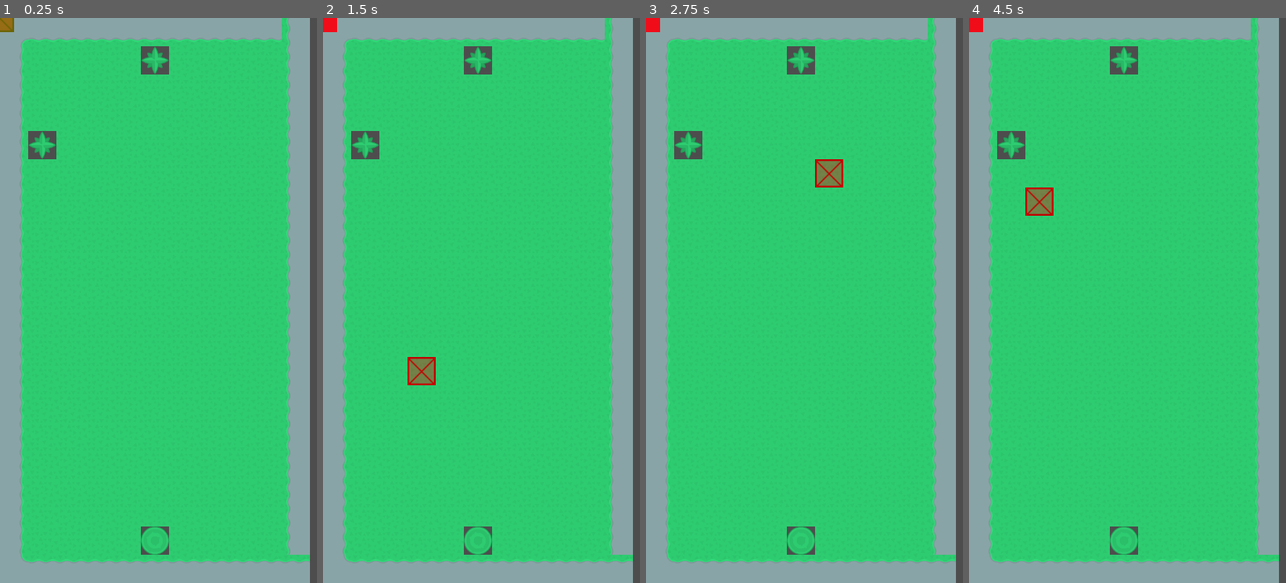
Above: before the commit, frames 1-4 (left to right).
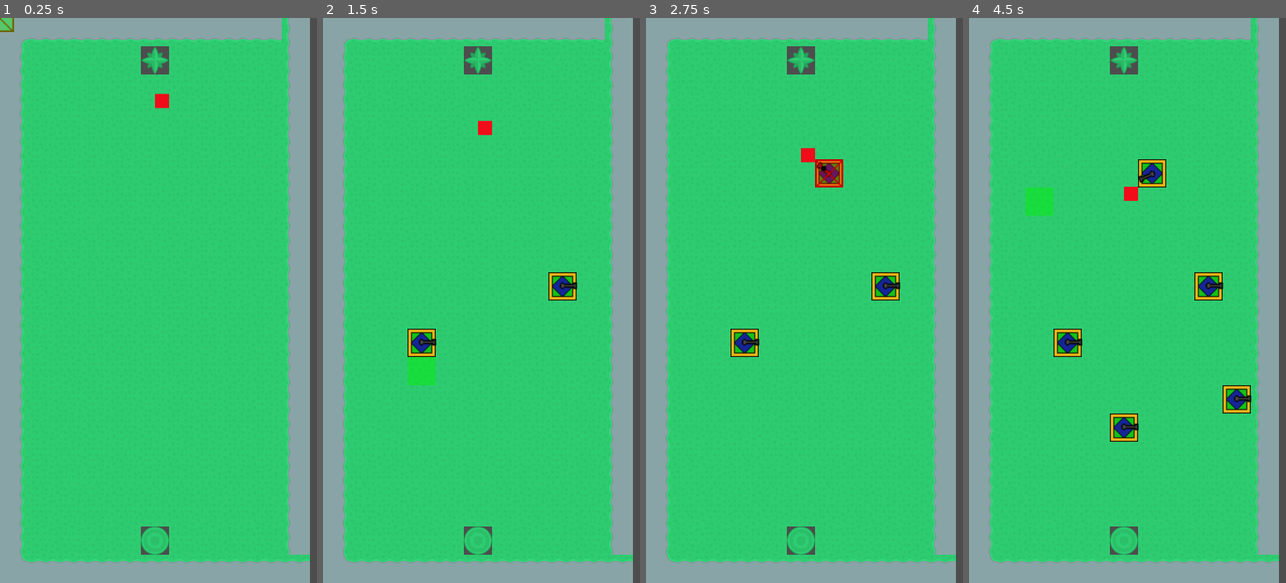
Above: after the commit, the same moments.

Repository: robmayhew/godot-questions
Game: Godot game, scene res://main.tscn
The game is run twice, just before and just after one commit, with the same random seed, the same clock (stepped at 60 frames per second) and the same inputs.
Inputs (mouse positions are in pixels of both pictures, inside the frame that each line leads up to):
- Up to frame 1 (0.25 s): no input
- Up to frame 2 (1.5 s): move the mouse to (551, 272) at 0.52 s; click (551, 272) at 0.67 s; drag from (418, 328) to (465, 413) at 1.27 s
- Up to frame 3 (2.75 s): tap Enter at 2 s; move the mouse to (836, 176) at 2.02 s; click (836, 176) at 2.17 s
- Up to frame 4 (4.5 s): tap Space at 2.75 s; drag from (1111, 413) to (1032, 215) at 2.77 s; move the mouse to (1222, 385) at 3.52 s; click (1222, 385) at 3.67 s; drag from (1032, 215) to (1079, 159) at 4.27 s

The runs differ from the first frame. In frame 1, 0.5% of the frame differs, in the area x 0-54%, y 0-25%; in frame 2, 1.9%; in frame 3, 1.8%; in frame 4, 3.2%, in the area x 0-90%, y 0-75%.

Commit message:
Touch events are double tapping. removing remove node for now

Diff:
--- a/towerdefence/global.gd
+++ b/towerdefence/global.gd
@@ -3,9 +3,9 @@
 const CELL_WIDTH:int = 64
 const CELL_HEIGHT:int = 64
 const GRID_START:Vector2i = Vector2i(1,1)
-const GRID_END:Vector2i = Vector2i(16,8)
-const CREEP_SPAWN:Vector2i = Vector2i(1,4)
-const CREEP_TARGET:Vector2i = Vector2i(16,7)
+const GRID_END:Vector2i = Vector2i(9,18)
+const CREEP_SPAWN:Vector2i = Vector2i(5,1)
+const CREEP_TARGET:Vector2i = Vector2i(9,18)
 
 var astar_grid: AStarGrid2D
 
--- a/towerdefence/main.gd
+++ b/towerdefence/main.gd
@@ -49,16 +49,16 @@
 				# Check if grid is now blocked
 		else:
 			$ErrorSound.play()
-	elif data.get_custom_data("turret"):
+	#elif data.get_custom_data("turret"):
 		# Remove the turret sprite if it exists
-		if placed_turrets.has(tilemap_pos):
-			var turret = placed_turrets[tilemap_pos]
-			turret.queue_free()  # Remove from scene
-			placed_turrets.erase(tilemap_pos)  # Remove from dictionary
-		# Reset the tile
-		tilemap_layer.set_cell(tilemap_pos,1, Vector2i(1,10))
-		Global.set_cell_solid(tilemap_pos, false)
-		availiable_turrets += 1
+		#if placed_turrets.has(tilemap_pos):
+			#var turret = placed_turrets[tilemap_pos]
+			#turret.queue_free()  # Remove from scene
+			#placed_turrets.erase(tilemap_pos)  # Remove from dictionary
+		## Reset the tile
+		#tilemap_layer.set_cell(tilemap_pos,1, Vector2i(1,10))
+		#Global.set_cell_solid(tilemap_pos, false)
+		#availiable_turrets += 1
 
 
 func _on_creep_ready_for_next_cell(global_position:Vector2) -> void:
--- a/towerdefence/main.tscn
+++ b/towerdefence/main.tscn
@@ -1264,7 +1264,7 @@
 script = ExtResource("1_ig7tw")
 
 [node name="TileMapLayer" type="TileMapLayer" parent="."]
-tile_map_data = PackedByteArray("AAAAAAAAAQAAAAkAAAAAAAEAAQA …(328 unchanged characters)… BAAIAAQABAAoAAAABAAMAAQABAAoAAAABAAQAAQATAAUAAAABAAUAAQABAAoAAAABAAYAAQABAAoAAAABAAc …(12959 unchanged characters)…
+tile_map_data = PackedByteArray("AAAAAAAAAQAAAAkAAAAAAAEAAQA …(328 unchanged characters)… BAAIAAQABAAoAAAABAAMAAQABAAoAAAABAAQAAQABAAcAAAABAAUAAQABAAoAAAABAAYAAQABAAoAAAABAAc …(12959 unchanged characters)…
 tile_set = SubResource("TileSet_1bvp3")
 
 [node name="Creep" parent="." instance=ExtResource("4_1bvp3")]
--- a/towerdefence/project.godot
+++ b/towerdefence/project.godot
@@ -15,24 +15,21 @@
 config/features=PackedStringArray("4.5", "GL Compatibility")
 config/icon="res://icon.svg"
 
+[autoload]
+
+Global="*res://global.gd"
+
 [display]
 
 window/size/viewport_width=720
 window/size/viewport_height=1280
-window/size/mode=2
 window/size/resizable=false
 window/stretch/mode="viewport"
-window/stretch/aspect="keep"
 window/handheld/orientation=1
 
 [input_devices]
 
 pointing/emulate_touch_from_mouse=true
-pointing/emulate_mouse_from_touch=true
-
-[autoload]
-
-Global="*res://global.gd"
 
 [rendering]
 
